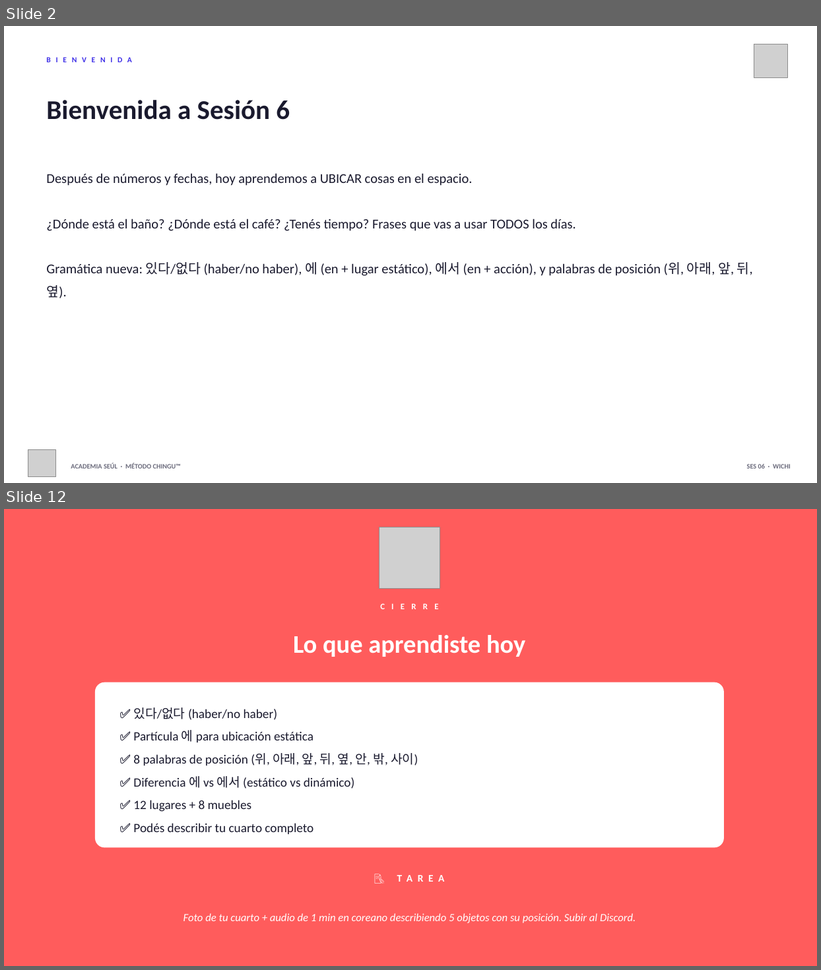
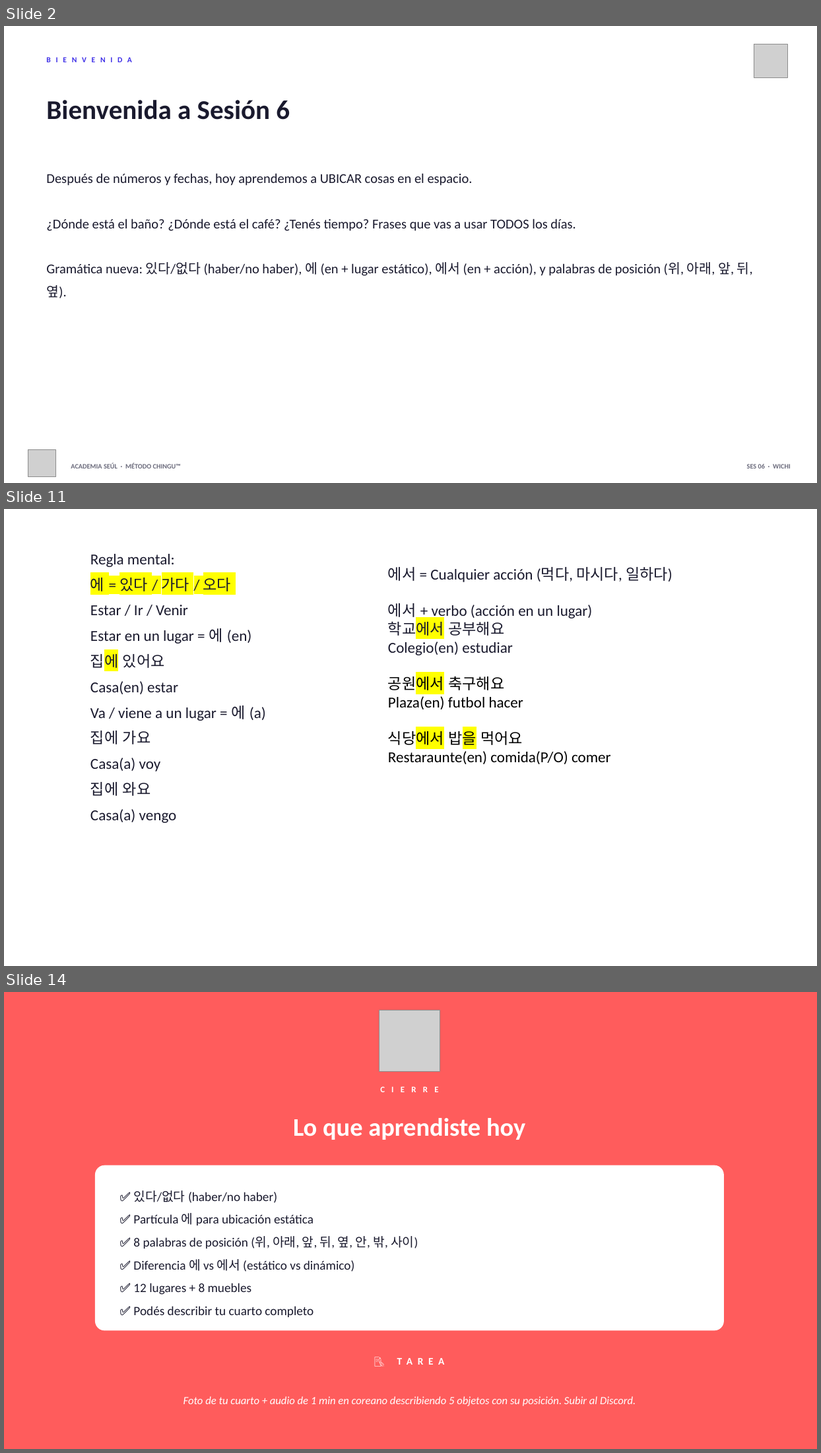
Before and after one commit to academiaseul/ACADEMIASEULWEB, a slide deck: A1_Nivel_1/06_Ubicacion/Sesion_06_Ubicacion.pptx. Shown one above the other, each under a label of ours: slides 2 and 12 before the commit, slides 2, 11 and 14 after it; the slides between them are not shown. The pictures are 821x970 and 821x1453 pixels, drawn with LibreOffice and Linux fonts; fonts in the diff are those of the drawing; grey boxes stand for pictures. Boxes give left, top, right and bottom in pixels: in the first picture for what was removed or moved away, otherwise in the second. Text is boxed around its words. In the diff, an @@ line names an element or a change of style, - is before the commit and + after.

```diff
--- a/A1_Nivel_1/06_Ubicacion/Sesion_06_Ubicacion.pptx
+++ b/A1_Nivel_1/06_Ubicacion/Sesion_06_Ubicacion.pptx
@@ slide 11 added at <box>4,509,817,966</box>, background #FFFFFF @@
@@ text added at <box>90,554,266,823</box>, 18 pt, text #1A1A2E @@
+Regla mental:
+에 = 있다 / 가다 / 오다
+Estar / Ir / Venir
+Estar en un lugar = 에 (en)
+집에 있어요
+Casa(en) estar
+Va / viene a un lugar = 에 (a)
+집에 가요
+Casa(a) voy
+집에 와요
+Casa(a) vengo
@@ text added at <box>388,567,673,764</box>, 18 pt, text #1A1A2E @@
+에서 = Cualquier acción (먹다, 마시다, 일하다)
+에서 + verbo (acción en un lugar)
+학교에서 공부해요
+Colegio(en) estudiar
+공원에서 축구해요
+Plaza(en) futbol hacer
+식당에서 밥을 먹어요
+Restaraunte(en) comida(P/O) comer
@@ what was slide 12 is now slide 14 @@
```
Also in this commit, not shown: 10 slides changed, 1 other slide added, 14 other files.
